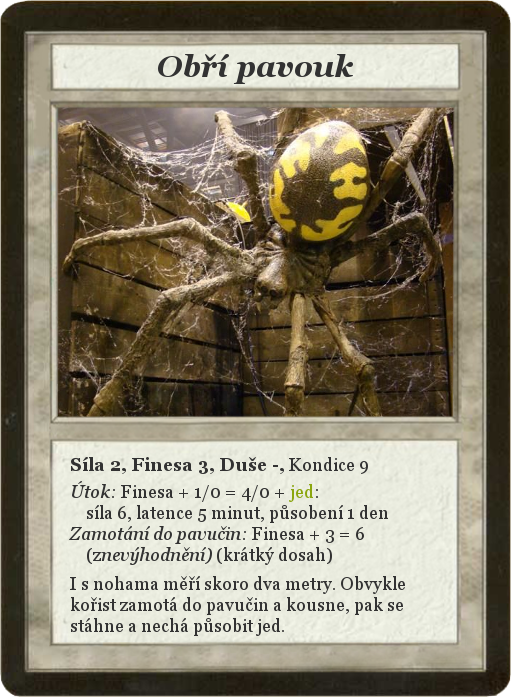
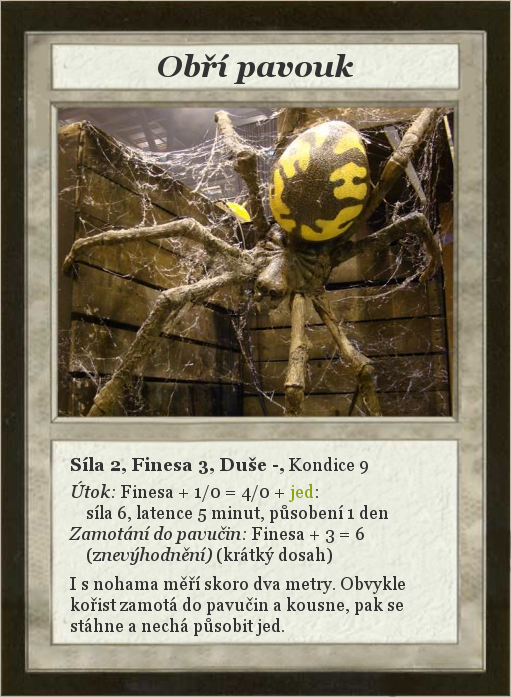
Revision of a layered 511 x 697 image; what changed, layer by layer:
painted on "Card" over [0, 0, 511, 697]
